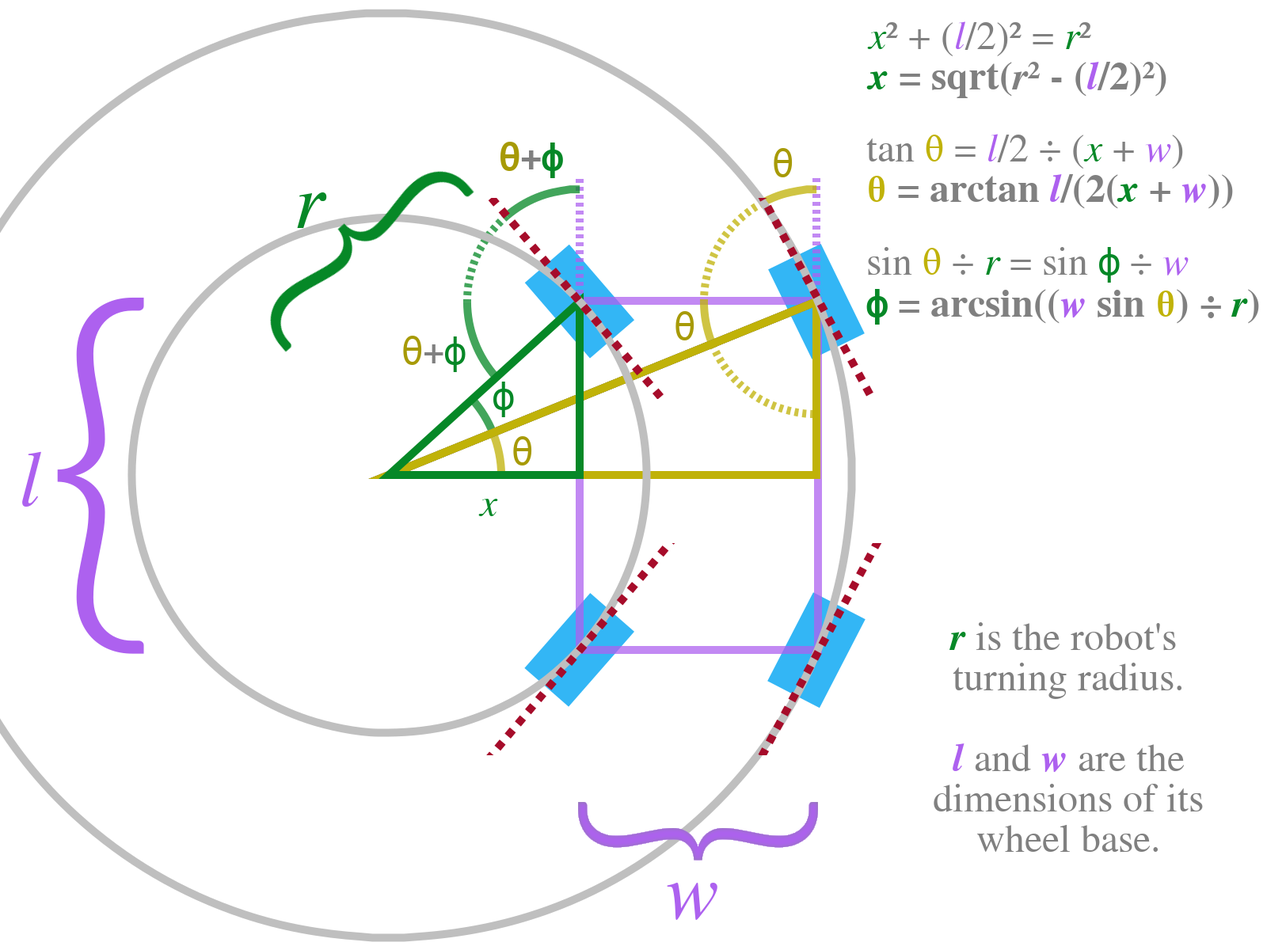
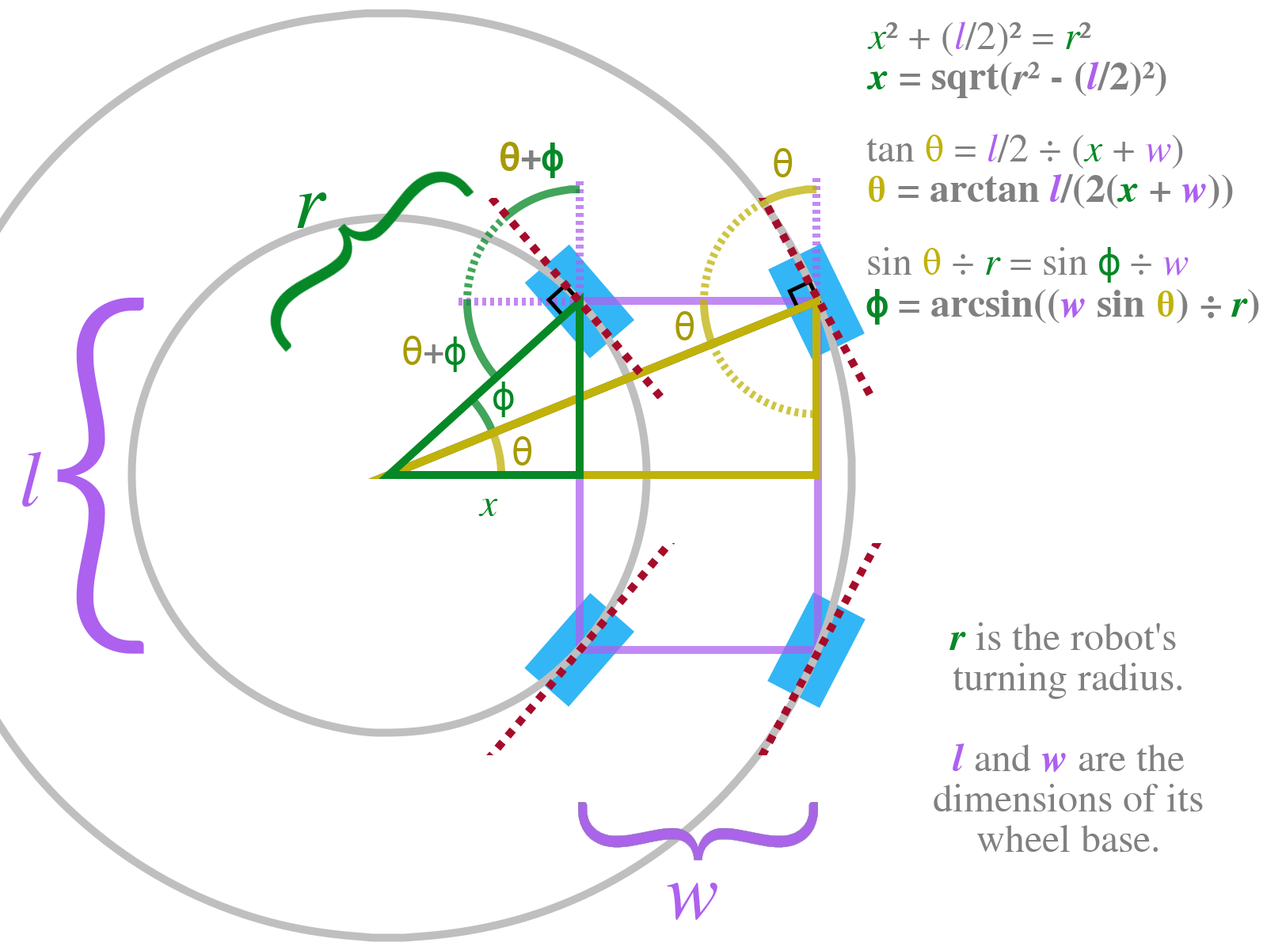
Layers edited between the first and the second (1267, 950) image:
added layer "Right Angles" above "Angle Arc Front" over [545, 278, 822, 320]
moved "Outer Circle (#404040, 10px)" above "Inner Circle (#404040, 10px)" over [458, 178, 822, 479]
moved "Inner Circle (#404040, 10px)" above "Robot Chassis Forward Extension" over [458, 214, 651, 479]
painted on "Robot Chassis Forward Extension" over [458, 178, 584, 306]
